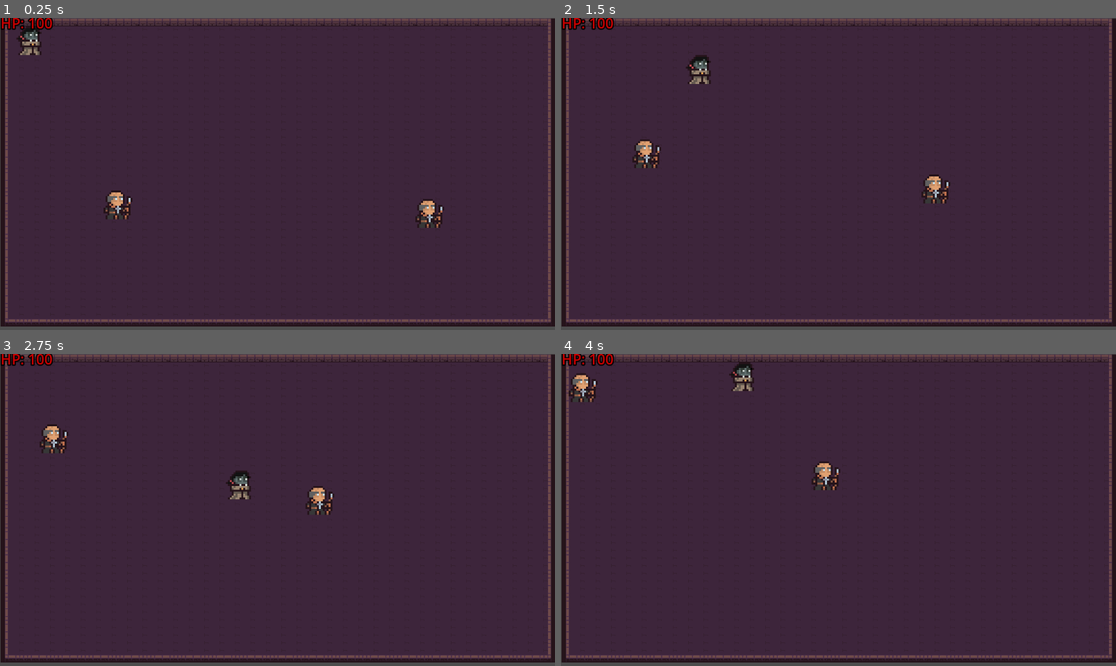
Above: before the commit, frames 1-4 (two rows, left to right).
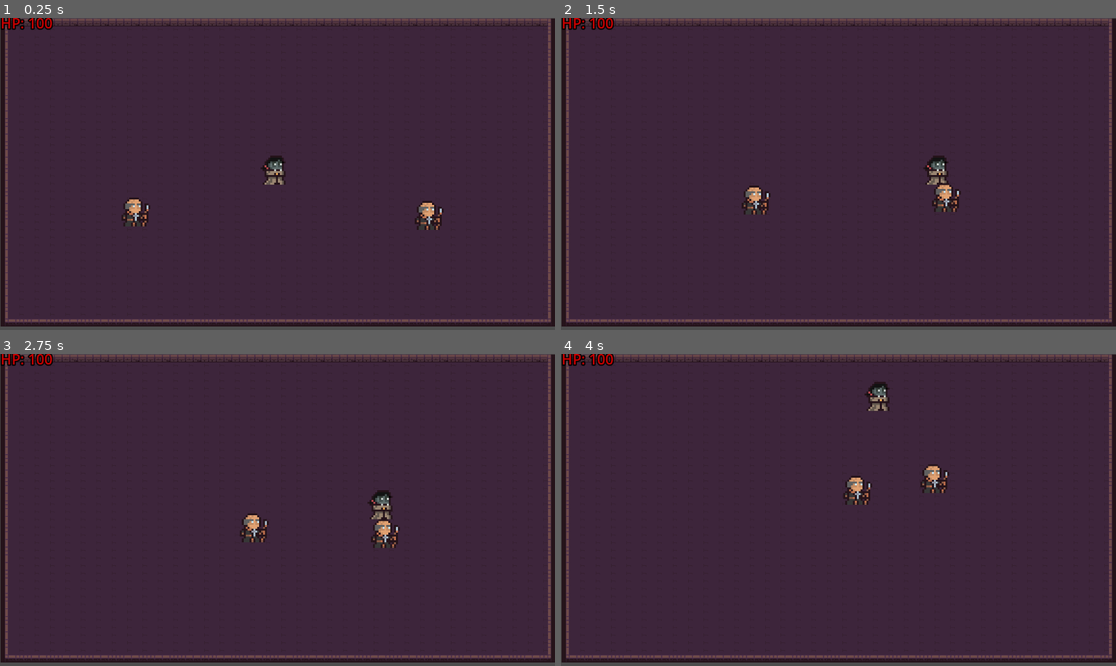
Above: after the commit, the same moments.

Repository: Unnamed-Roguelike-Game/Game
Game: Godot game, scene res://Game.tscn
Same seed, same stepped clock (60 frames per second), same inputs: the game is played once before the commit and once after it.
Inputs:
- Up to frame 1 (0.25 s): no input
- Up to frame 2 (1.5 s): hold D (right) 0.53-1.28 s; hold S (down) from 1.28 s (still down)
- Up to frame 3 (2.75 s): release S (down) at 2.03 s; hold D (right) from 2.03 s (still down)
- Up to frame 4 (4 s): release D (right) at 2.78 s; hold W (up) 2.78-3.53 s; hold A (left) from 3.53 s (still down)

The runs differ from the first frame. In frame 1, 1.3% of the frame differs, in the area x 3-80%, y 2-68%; in frame 2, 1.5%; in frame 3, 1.8%; in frame 4, 1.8%, in the area x 1-70%, y 2-49%.

Commit message:
Fix merge issue

Diff:
--- a/Unnamed Roguelike Game/Game.tscn
+++ b/Unnamed Roguelike Game/Game.tscn
@@ -20,13 +20,9 @@
 
 [node name="Enemy2" parent="EnemyGroup" instance=ExtResource("3_j2fa5")]
 position = Vector2(906, 405)
+
 [node name="Camera2D" type="Camera2D" parent="."]
 position = Vector2(559, 323)
-
-[node name="Player" type="Node2D" parent="."]
-
-[node name="Player" parent="Player" instance=ExtResource("2_5qbtk")]
-position = Vector2(46, 38)
 
 [node name="UI" type="CanvasLayer" parent="."]
 
--- a/Unnamed Roguelike Game/HP.gd
+++ b/Unnamed Roguelike Game/HP.gd
@@ -8,4 +8,4 @@
 
 # Called every frame. 'delta' is the elapsed time since the previous frame.
 func _process(delta):
-	text = "HP: " + str(get_node("../../Player/Player").get("player_health"))
+	text = "HP: " + str(get_node("../../Player").get("player_health"))
Not shown: 1 places in Unnamed Roguelike Game/Game.tscn that only renumber resources
Not shown, added: Unnamed Roguelike Game/assets/EnemyAssets/Goblin.png.import
